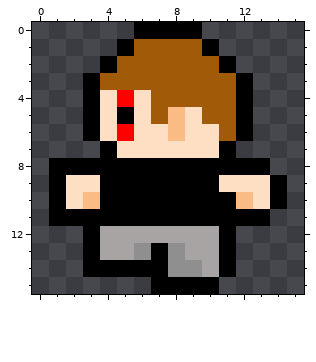
A pixel-art sprite gets an edit: src/res/player/boy_left_2.png. The first picture shows the starting point.
The file is 16x16 pixels.
And afterwards:
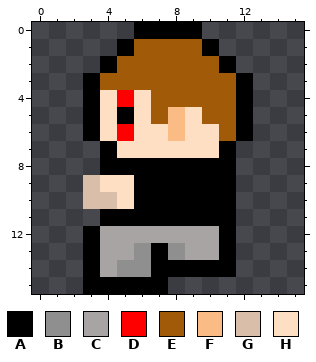
Palette (. is transparent): A #000000  B #908f8f  C #a9a4a4  D #ff0000  E #a15a08  F #fbbb85  G #d9bfa9  H #ffdfc4
Diff:
{"y":8,"x":1,"old":"AAA","new":"..."}
{"y":8,"x":12,"old":"AA","new":".."}
{"y":9,"x":1,"old":"AHHAA","new":"..GHH"}
{"y":9,"x":11,"old":"HHHA","new":"A..."}
{"y":10,"x":1,"old":"AHFAA","new":"..GGH"}
{"y":10,"x":12,"old":"FHA","new":"..."}
{"y":11,"x":1,"old":"AAA","new":"..."}
{"y":11,"x":12,"old":"AA","new":".."}
{"y":14,"x":4,"old":"AAA","new":"CBB"}
{"y":14,"x":8,"old":"BBC","new":"AAA"}
{"y":15,"x":3,"old":"....","new":"AAAA"}
{"y":15,"x":8,"old":"AAA","new":"..."}
{"label":"changed","picture_box":[49,158,287,294]}
